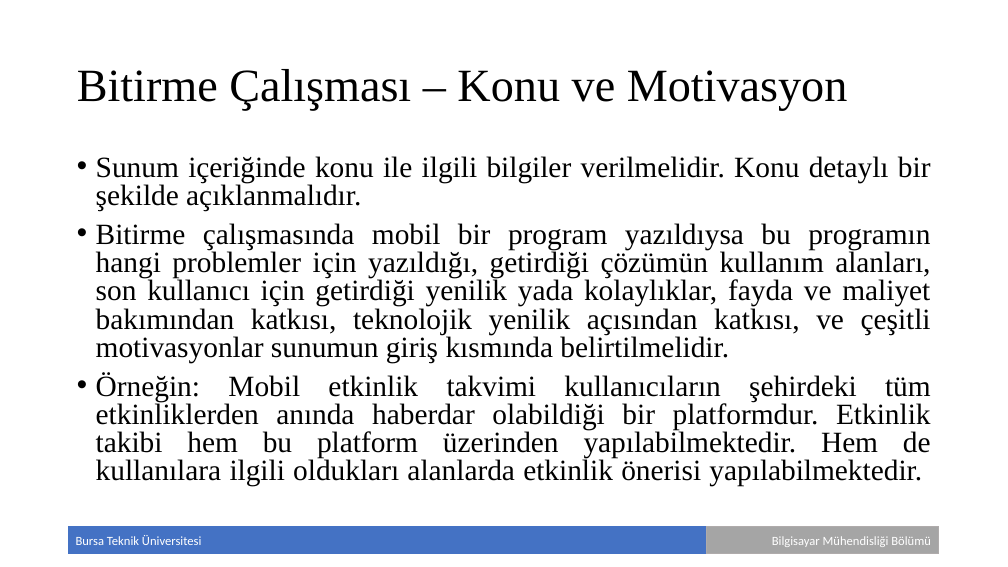
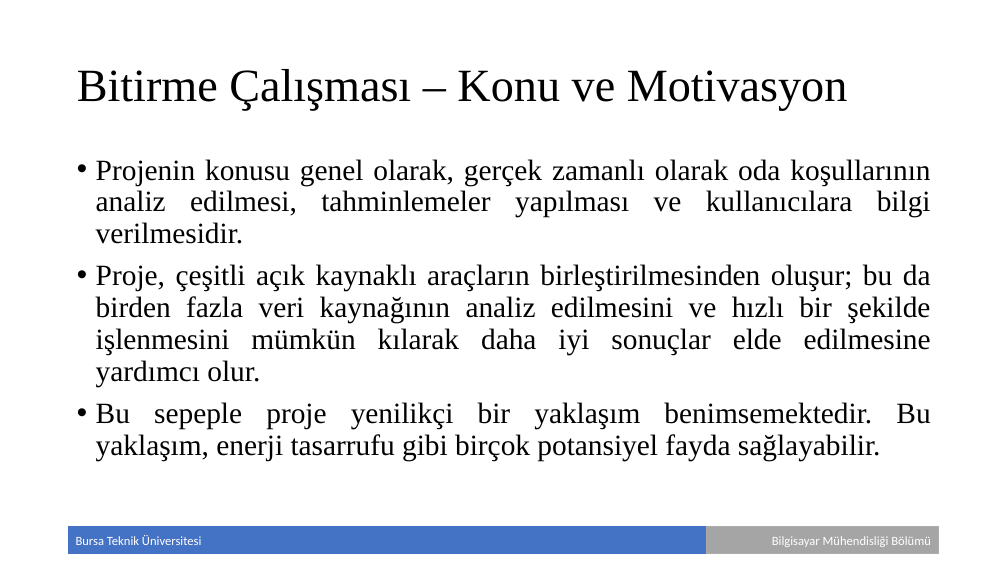
Before and after one commit to selcuksan/bitirme-projesi, a slide deck: slide 4 of documentation/Bitirme Çalışması - Sunum.pptx (slide 5 before the commit). Drawn at 1008x567 pixels with LibreOffice and Linux fonts; fonts in the diff are those of the drawing; background and template pictures are left out. Boxes give left, top, right and bottom in pixels: in the first picture for what was removed or moved away, otherwise in the second. Text is boxed around its words. In the diff, an @@ line names an element or a change of style, - is before the commit and + after.

```diff
--- a/documentation/Bitirme Çalışması - Sunum.pptx
+++ b/documentation/Bitirme Çalışması - Sunum.pptx
@@ text at [96,159,931,461]: text changed @@
-• Sunum içeriğinde konu ile ilgili bilgiler verilmelidir. Konu detaylı bir şekilde açıklanmalıdır.
-• Bitirme çalışmasında mobil bir program yazıldıysa bu programın hangi problemler için yazıldığı, getirdiği çözümün kullanım alanları, son kullanıcı için getirdiği yenilik yada kolaylıklar, fayda ve maliyet bakımından katkısı, teknolojik yenilik açısından katkısı, ve çeşitli motivasyonlar sunumun giriş kısmında belirtilmelidir.
-• Örneğin: Mobil etkinlik takvimi kullanıcıların şehirdeki tüm etkinliklerden anında haberdar olabildiği bir platformdur. Etkinlik takibi hem bu platform üzerinden yapılabilmektedir. Hem de kullanılara ilgili oldukları alanlarda etkinlik önerisi yapılabilmektedir.
+• Projenin konusu genel olarak, gerçek zamanlı olarak oda koşullarının analiz edilmesi, tahminlemeler yapılması ve kullanıcılara bilgi verilmesidir.
+• Proje, çeşitli açık kaynaklı araçların birleştirilmesinden oluşur; bu da birden fazla veri kaynağının analiz edilmesini ve hızlı bir şekilde işlenmesini mümkün kılarak daha iyi sonuçlar elde edilmesine yardımcı olur.
+• Bu sepeple proje yenilikçi bir yaklaşım benimsemektedir. Bu yaklaşım, enerji tasarrufu gibi birçok potansiyel fayda sağlayabilir.
```
Also in this commit, not shown: 2 other slides changed, 4 slides added, 3 slides removed, 6 other files.
